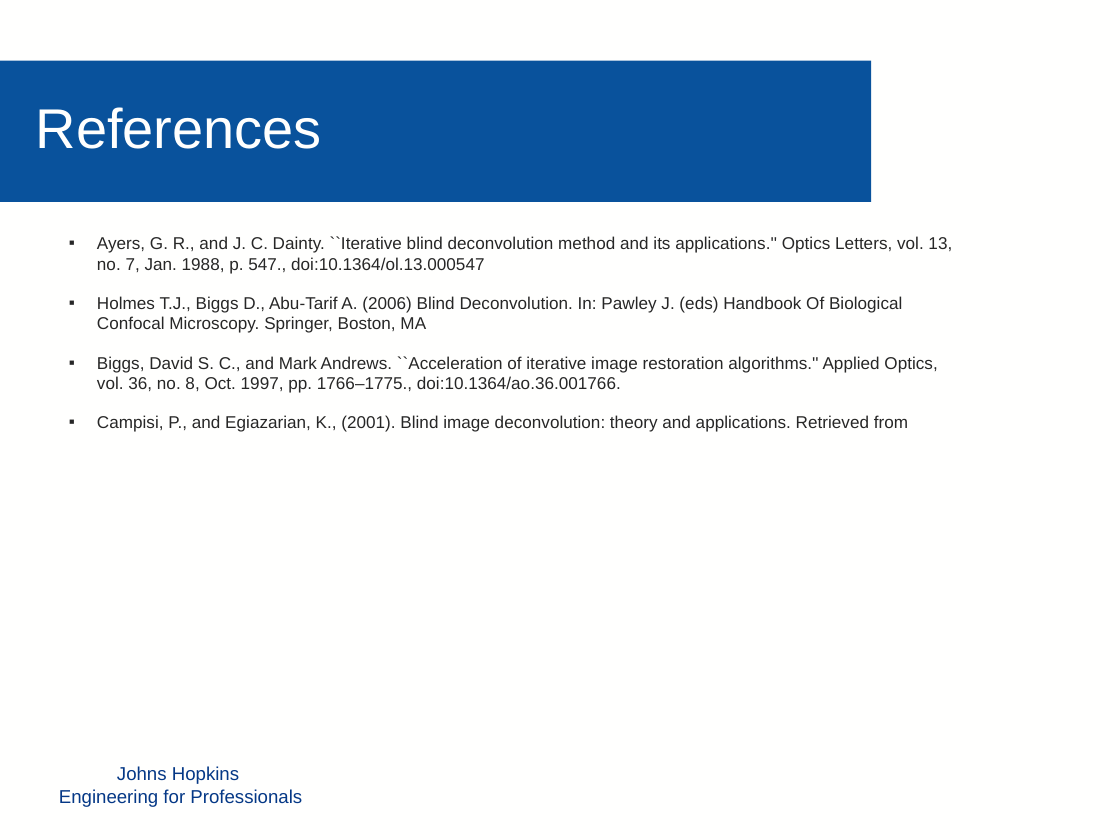
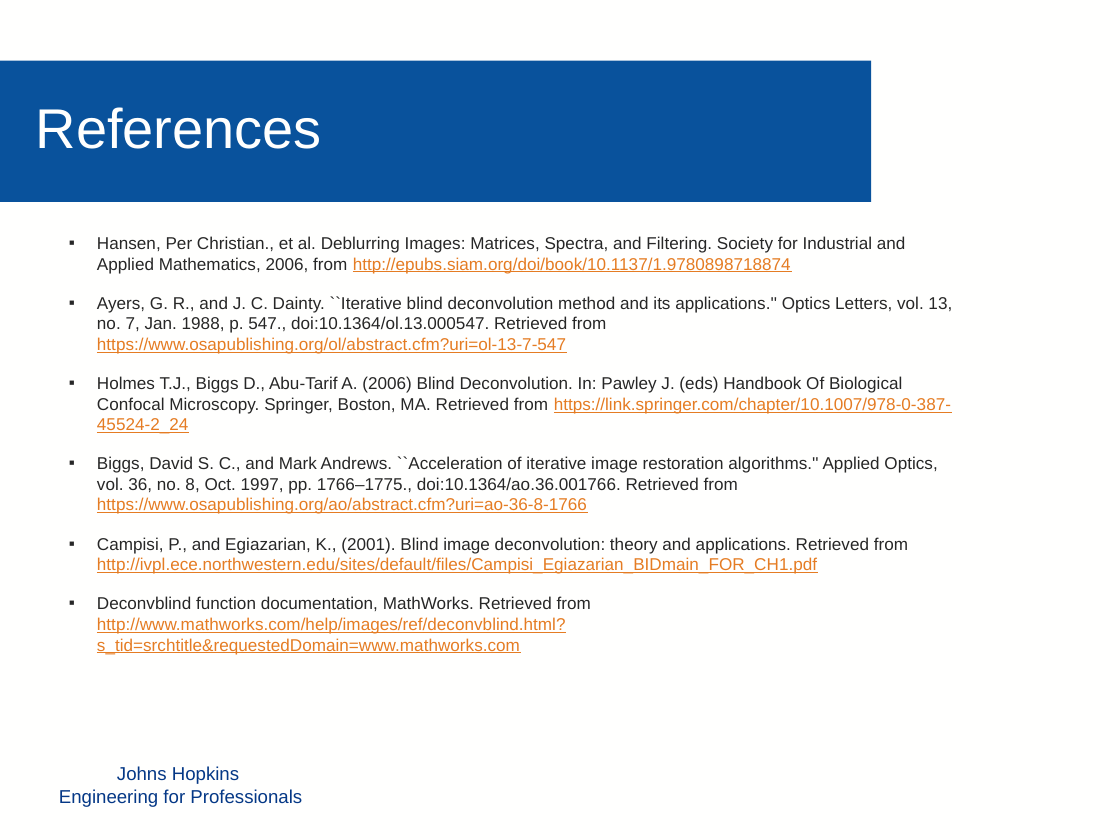
Before and after one commit to mollyn/matrixTheoryProject, a slide deck: slide 11 of Presentation/Diederich_Grassi_Nichols_PPT.pptx. Drawn at 1120x840 pixels with LibreOffice and Linux fonts; fonts in the diff are those of the drawing; background and template pictures are left out. Boxes give left, top, right and bottom in pixels: in the first picture for what was removed or moved away, otherwise in the second. Text is boxed around its words. In the diff, an @@ line names an element or a change of style, - is before the commit and + after.

Commit message:
ppt
ppt

```diff
--- a/Presentation/Diederich_Grassi_Nichols_PPT.pptx
+++ b/Presentation/Diederich_Grassi_Nichols_PPT.pptx
@@ text at <box>97,236,952,655</box>: text changed @@
-▪ Ayers, G. R., and J. C. Dainty. ``Iterative blind deconvolution method and its applications.'' Optics Letters, vol. 13, no. 7, Jan. 1988, p. 547., doi:10.1364/ol.13.000547
-▪ Holmes T.J., Biggs D., Abu-Tarif A. (2006) Blind Deconvolution. In: Pawley J. (eds) Handbook Of Biological Confocal Microscopy. Springer, Boston, MA
-▪ Biggs, David S. C., and Mark Andrews. ``Acceleration of iterative image restoration algorithms.'' Applied Optics, vol. 36, no. 8, Oct. 1997, pp. 1766–1775., doi:10.1364/ao.36.001766.
-▪ Campisi, P., and Egiazarian, K., (2001). Blind image deconvolution: theory and applications. Retrieved from
+▪ Hansen, Per Christian., et al. Deblurring Images: Matrices, Spectra, and Filtering. Society for Industrial and Applied Mathematics, 2006, from http://epubs.siam.org/doi/book/10.1137/1.9780898718874
+▪ Ayers, G. R., and J. C. Dainty. ``Iterative blind deconvolution method and its applications.'' Optics Letters, vol. 13, no. 7, Jan. 1988, p. 547., doi:10.1364/ol.13.000547. Retrieved from https://www.osapublishing.org/ol/abstract.cfm?uri=ol-13-7-547
+▪ Holmes T.J., Biggs D., Abu-Tarif A. (2006) Blind Deconvolution. In: Pawley J. (eds) Handbook Of Biological Confocal Microscopy. Springer, Boston, MA. Retrieved from https://link.springer.com/chapter/10.1007/978-0-387-45524-2_24
+▪ Biggs, David S. C., and Mark Andrews. ``Acceleration of iterative image restoration algorithms.'' Applied Optics, vol. 36, no. 8, Oct. 1997, pp. 1766–1775., doi:10.1364/ao.36.001766. Retrieved from https://www.osapublishing.org/ao/abstract.cfm?uri=ao-36-8-1766
+▪ Campisi, P., and Egiazarian, K., (2001). Blind image deconvolution: theory and applications. Retrieved from http://ivpl.ece.northwestern.edu/sites/default/files/Campisi_Egiazarian_BIDmain_FOR_CH1.pdf
+▪ Deconvblind function documentation, MathWorks. Retrieved from http://www.mathworks.com/help/images/ref/deconvblind.html?s_tid=srchtitle&requestedDomain=www.mathworks.com
```
Also in this commit, not shown: 5 other slides changed.
